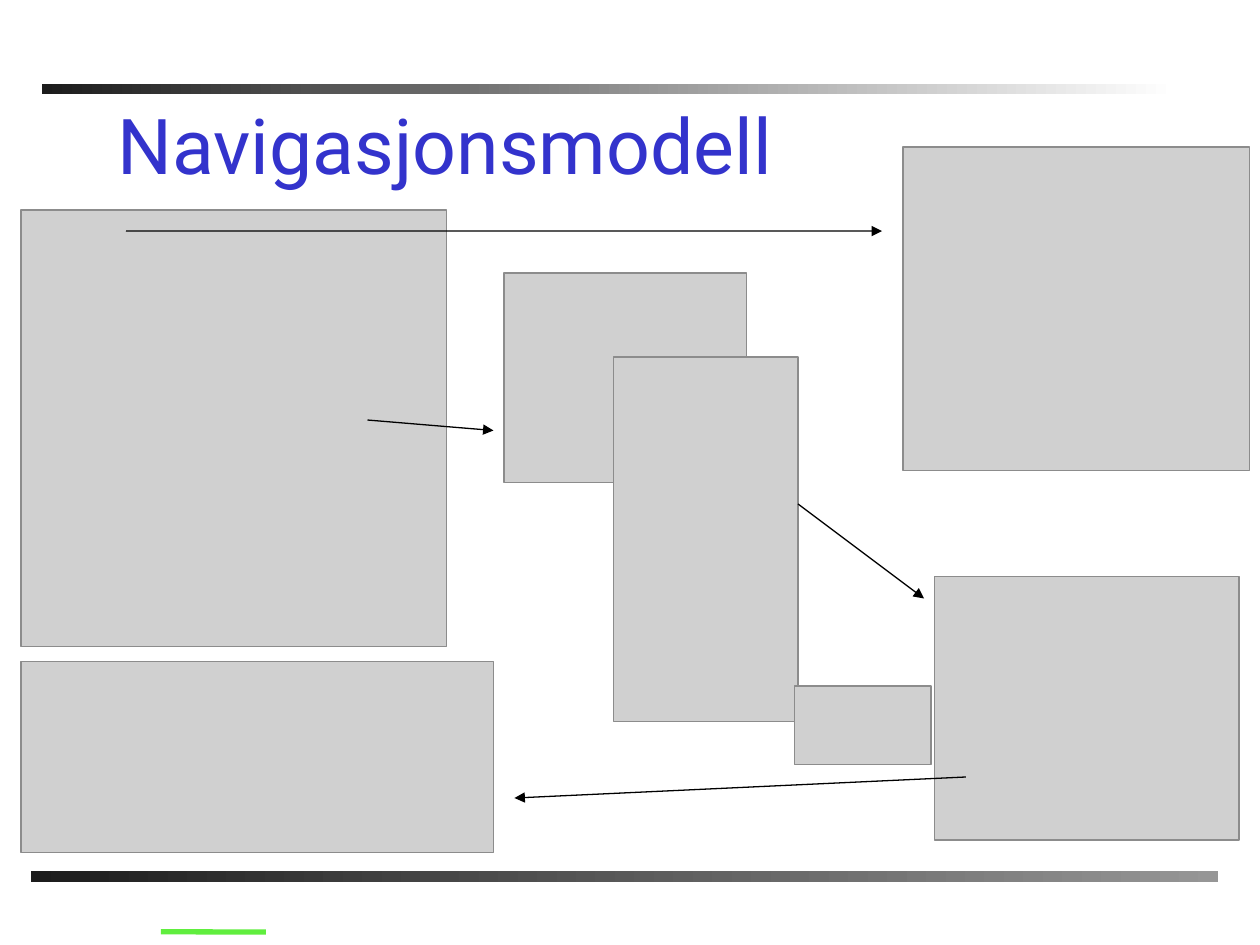
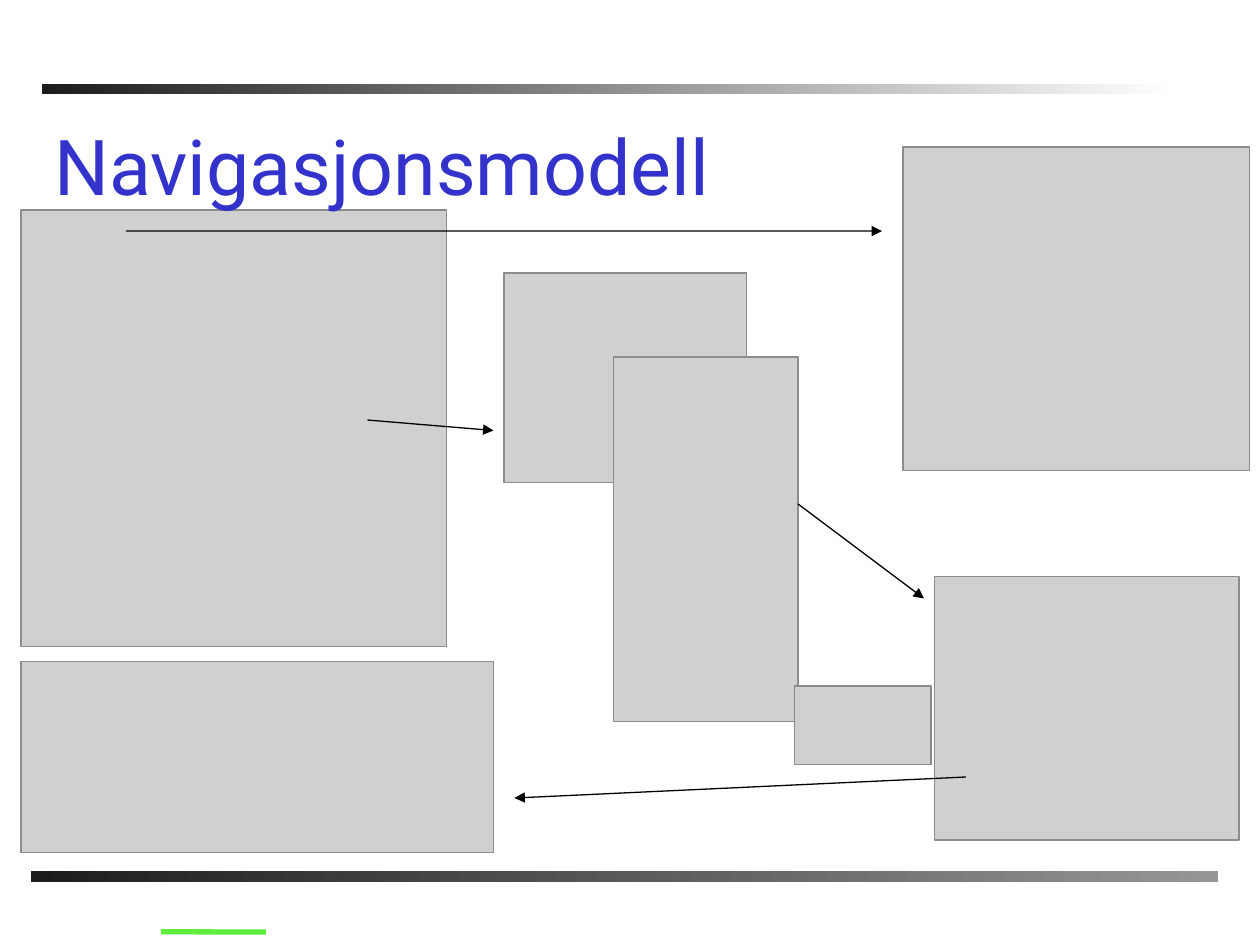
Before and after one commit to PhilJollans/AnkhSVN2019, a slide deck: slide 7 of doc/powerpoint/Subversion_addin_for_VS.NET.ppt. Drawn at 1260x945 pixels with LibreOffice and Linux fonts; fonts in the diff are those of the drawing; grey boxes stand for pictures; background and template pictures are left out. Boxes give left, top, right and bottom in pixels: in the first picture for what was removed or moved away, otherwise in the second. Text is boxed around its words. In the diff, an @@ line names an element or a change of style, - is before the commit and + after.

```diff
--- a/doc/powerpoint/Subversion_addin_for_VS.NET.ppt
+++ b/doc/powerpoint/Subversion_addin_for_VS.NET.ppt
@@ text "Navigasjonsmodell": place and size @@
-text "Navigasjonsmodell" at box(117, 116, 771, 191)
+text "Navigasjonsmodell" at box(54, 137, 708, 213)
```
Also in this commit, not shown: 9 other slides changed, 2 slides added, 1 slide removed.
